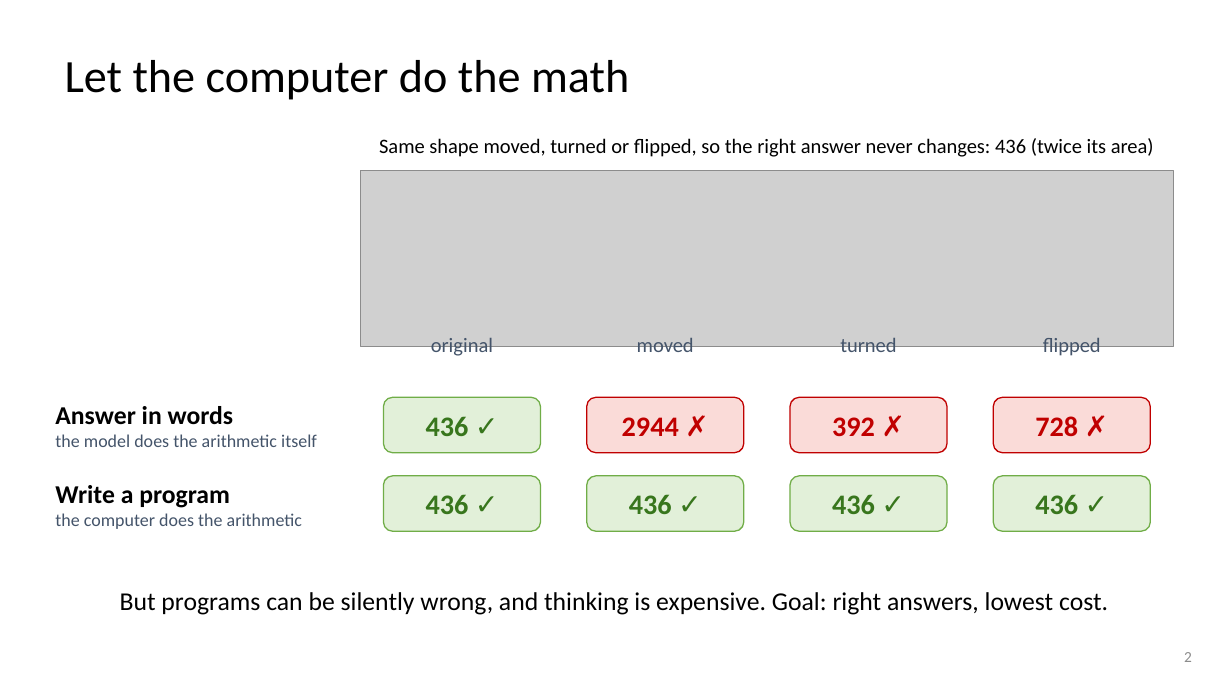
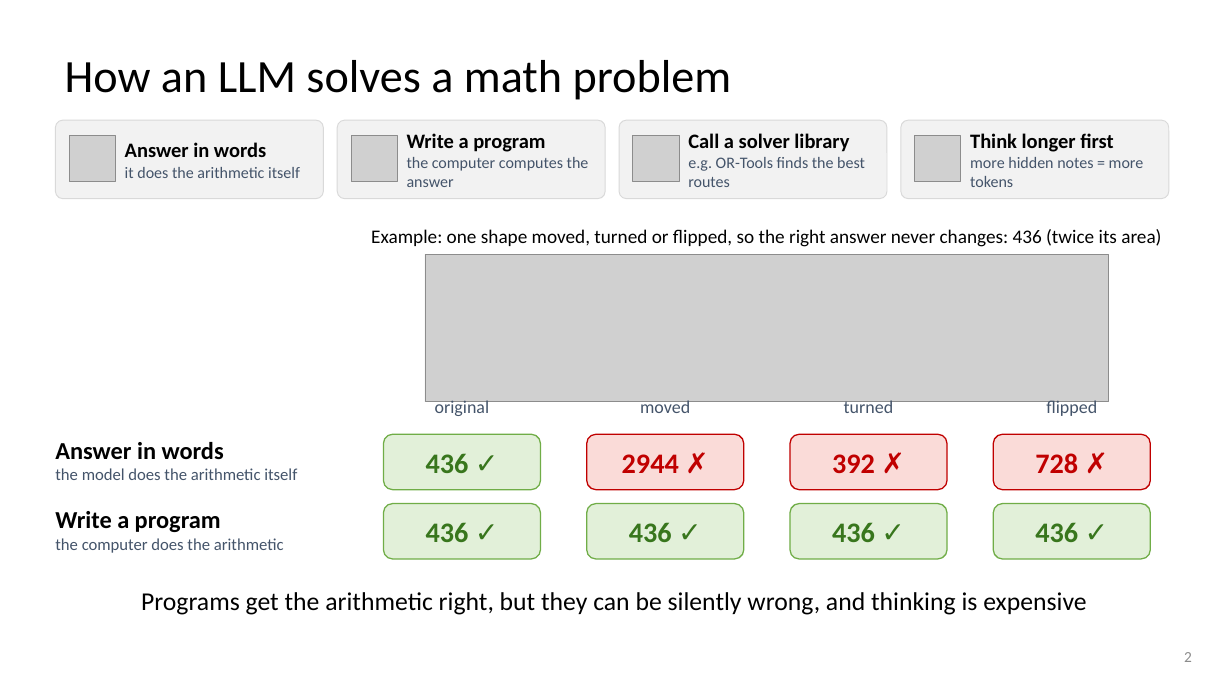
Before and after one commit to dlwns147/CSED490E_Project_Team5, a slide deck: slide 2 of PROPOSAL_slides.pptx. Drawn at 1232x693 pixels with LibreOffice and Linux fonts; fonts in the diff are those of the drawing; grey boxes stand for pictures. Boxes give left, top, right and bottom in pixels: in the first picture for what was removed or moved away, otherwise in the second. Text is boxed around its words. In the diff, an @@ line names an element or a change of style, - is before the commit and + after.

```diff
--- a/PROPOSAL_slides.pptx
+++ b/PROPOSAL_slides.pptx
@@ title at (x1=65, y1=60, x2=732, y2=100): text changed @@
-Let the computer do the math
+How an LLM solves a math problem
@@ rounded rectangle added at (x1=55, y1=120, x2=323, y2=199), fill #F2F2F2, outline #D9D9D9 0.75 pt @@
@@ picture added at (x1=69, y1=136, x2=116, y2=182) @@
@@ text added at (x1=125, y1=142, x2=300, y2=178), 12.5 pt, text #44546A @@
+Answer in words
+it does the arithmetic itself
@@ rounded rectangle added at (x1=337, y1=120, x2=605, y2=199), fill #F2F2F2, outline #D9D9D9 0.75 pt @@
@@ picture added at (x1=351, y1=136, x2=397, y2=182) @@
@@ text added at (x1=407, y1=133, x2=589, y2=187), 12.5 pt, text #44546A @@
+Write a program
+the computer computes the answer
@@ rounded rectangle added at (x1=619, y1=120, x2=887, y2=199), fill #F2F2F2, outline #D9D9D9 0.75 pt @@
@@ picture added at (x1=633, y1=136, x2=679, y2=182) @@
@@ text added at (x1=688, y1=133, x2=865, y2=187), 12.5 pt, text #44546A @@
+Call a solver library
+e.g. OR-Tools finds the best routes
@@ rounded rectangle added at (x1=901, y1=120, x2=1169, y2=199), fill #F2F2F2, outline #D9D9D9 0.75 pt @@
@@ picture added at (x1=915, y1=136, x2=961, y2=182) @@
@@ text added at (x1=970, y1=133, x2=1144, y2=187), 12.5 pt, text #44546A @@
+Think longer first
+more hidden notes = more tokens
@@ text at (x1=371, y1=229, x2=1161, y2=247): text changed; size 16 to 15 pt @@
-Same shape moved, turned or flipped, so the right answer never changes: 436 (twice its area)
+Example: one shape moved, turned or flipped, so the right answer never changes: 436 (twice its area)
@@ picture resized from (x1=360, y1=171, x2=1174, y2=347) to (x1=425, y1=254, x2=1109, y2=402) @@
@@ text "original" moved from (x1=431, y1=338, x2=493, y2=358) to (x1=435, y1=399, x2=490, y2=416) @@
@@ text "moved" moved from (x1=637, y1=338, x2=694, y2=358) to (x1=640, y1=399, x2=690, y2=413) @@
@@ text "turned" moved from (x1=840, y1=338, x2=896, y2=358) to (x1=844, y1=399, x2=894, y2=413) @@
@@ size 16 to 14 pt in 4 elements at (x1=435, y1=399, x2=490, y2=416), (x1=640, y1=399, x2=690, y2=413), (x1=844, y1=399, x2=894, y2=413), (x1=1046, y1=399, x2=1097, y2=416) @@
@@ text "flipped" moved from (x1=1043, y1=338, x2=1101, y2=358) to (x1=1046, y1=399, x2=1097, y2=416) @@
@@ text "Answer in words" moved from (x1=55, y1=406, x2=317, y2=447) to (x1=55, y1=442, x2=297, y2=480) @@
@@ text "Answer in words" at (x1=55, y1=442, x2=297, y2=480): size 20 to 19 pt in "Answer in words"; size 14 to 13 pt in "the model does the arithmetic itself" @@
@@ 4 texts, 4 rounded rectangles moved together from (x1=384, y1=397, x2=1151, y2=453) to (x1=384, y1=434, x2=1151, y2=490) @@
@@ text "Write a program" moved from (x1=55, y1=485, x2=302, y2=529) to (x1=55, y1=511, x2=284, y2=553) @@
@@ text "Write a program" at (x1=55, y1=511, x2=284, y2=553): size 20 to 19 pt in "Write a program"; size 14 to 13 pt in "the computer does the arithmetic" @@
@@ 4 texts, 4 rounded rectangles moved together from (x1=384, y1=476, x2=1151, y2=531) to (x1=384, y1=504, x2=1151, y2=559) @@
@@ text at (x1=141, y1=592, x2=1086, y2=615): text changed @@
-But programs can be silently wrong, and thinking is expensive. Goal: right answers, lowest cost.
+Programs get the arithmetic right, but they can be silently wrong, and thinking is expensive
```
Also in this commit, not shown: 3 other slides changed, 1 slide added, 17 other files.
